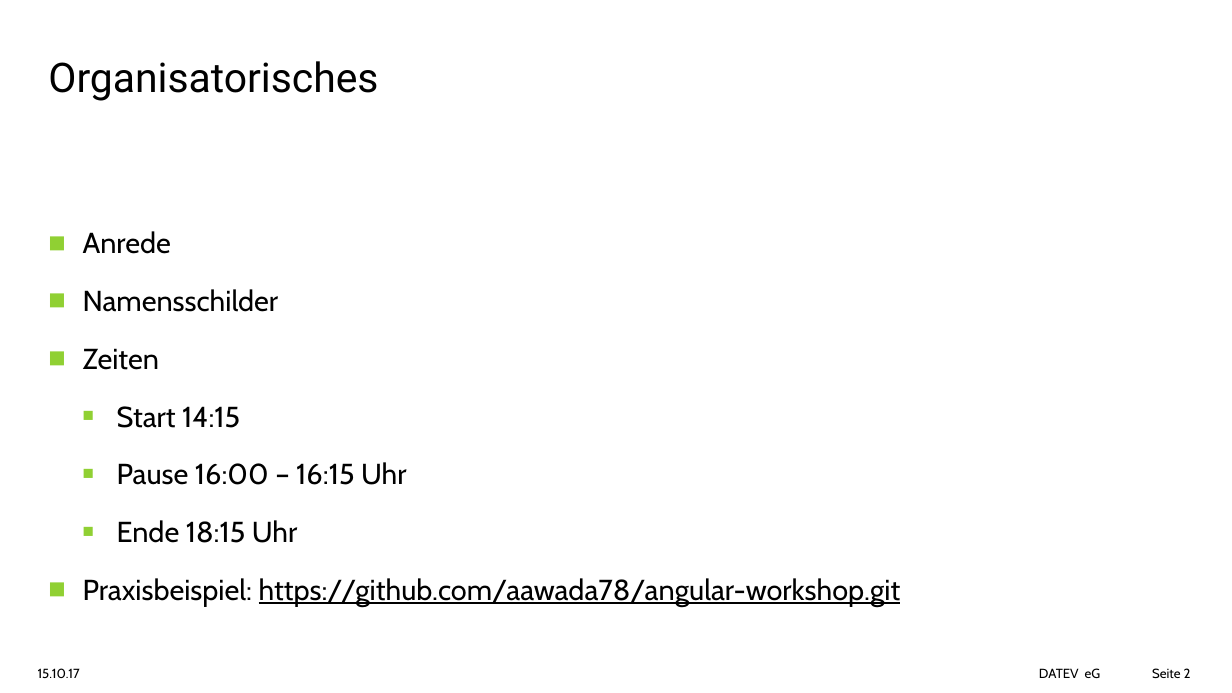
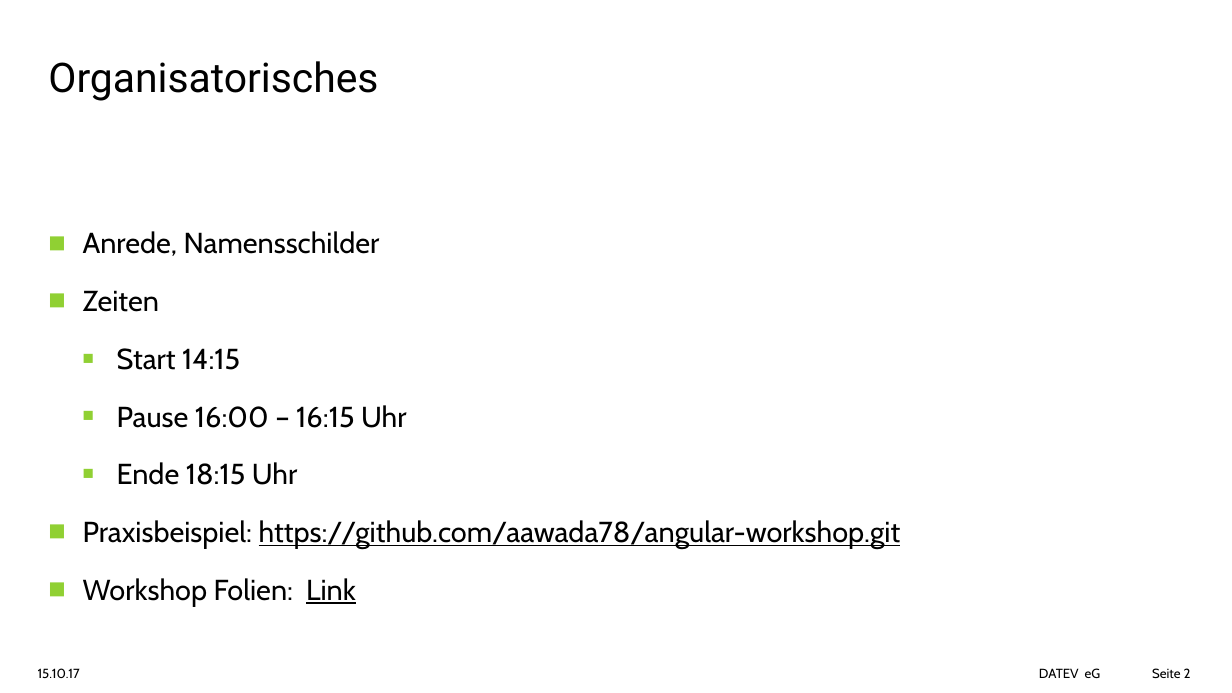
Before and after one commit to aawada78/angular-workshop, a slide deck: slide 2 of docs/Angular-Workshop-20.10.pptx. Drawn at 1232x693 pixels with LibreOffice and Linux fonts; fonts in the diff are those of the drawing; background and template pictures are left out. Boxes give left, top, right and bottom in pixels: in the first picture for what was removed or moved away, otherwise in the second. Text is boxed around its words. In the diff, an @@ line names an element or a change of style, - is before the commit and + after.

Commit message:
Folien aktualisiert

```diff
--- a/docs/Angular-Workshop-20.10.pptx
+++ b/docs/Angular-Workshop-20.10.pptx
@@ text at [83, 231, 380, 256]: text changed @@
-■ Anrede
-■ Namensschilder
+■ Anrede, Namensschilder
@@ text at [83, 578, 356, 606]: paragraph added @@
+■ Workshop Folien: Link
```
